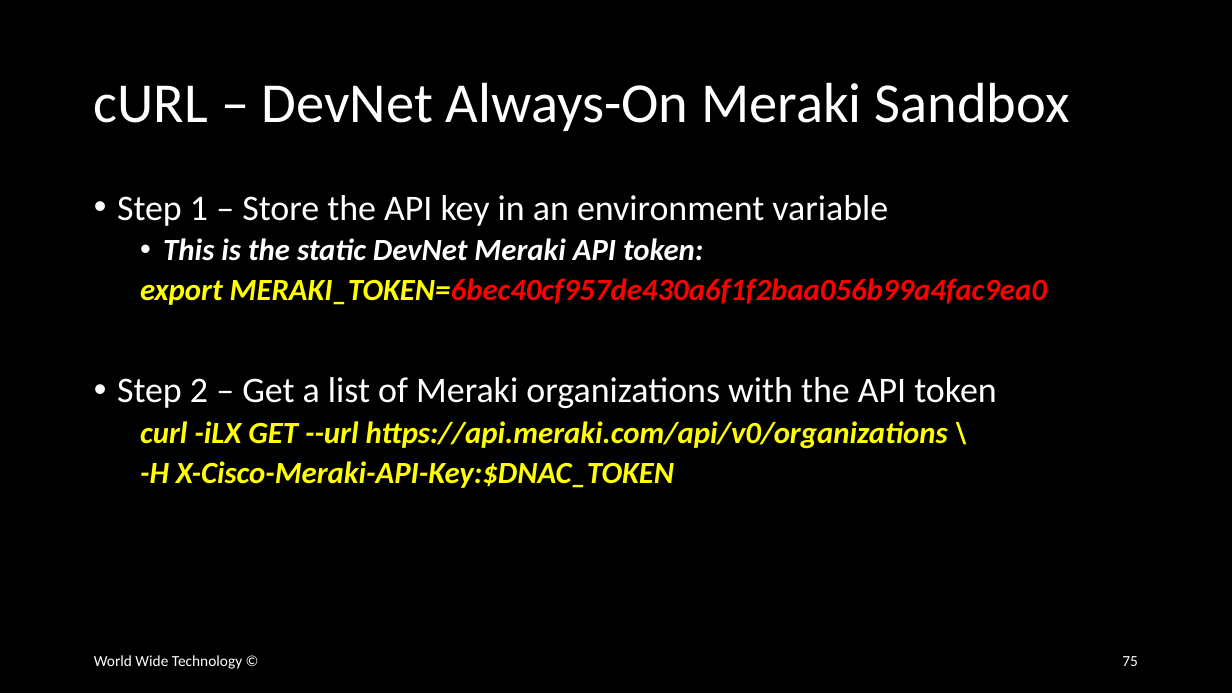
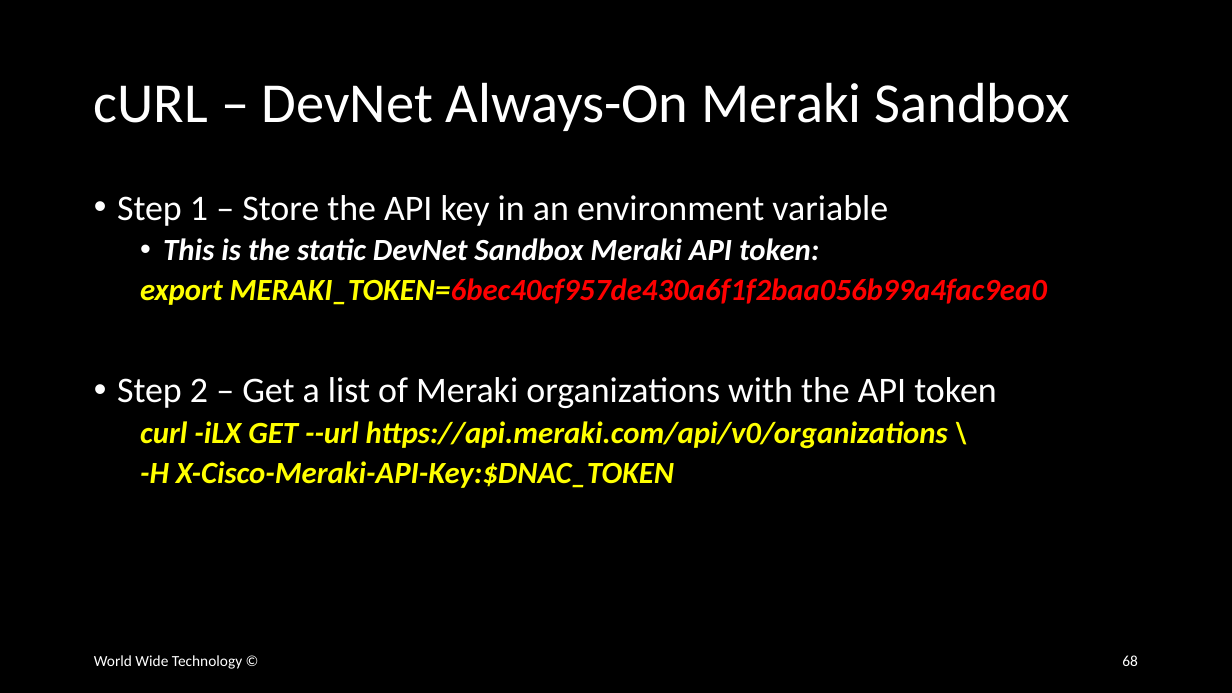
Before and after one commit to wwt/curl-requests-foundations, a slide deck: slide 68 of curl-requests-foundations.pptx (slide 75 before the commit). Drawn at 1232x693 pixels with LibreOffice and Linux fonts; fonts in the diff are those of the drawing. Boxes give left, top, right and bottom in pixels: in the first picture for what was removed or moved away, otherwise in the second. Text is boxed around its words. In the diff, an @@ line names an element or a change of style, - is before the commit and + after.

```diff
--- a/curl-requests-foundations.pptx
+++ b/curl-requests-foundations.pptx
@@ text at [163, 238, 819, 261]: text changed @@
-  • This is the static DevNet Meraki API token:
+  • This is the static DevNet Sandbox Meraki API token:
@@ page number at [1122, 655, 1138, 666]: text changed @@
-75
+68
```
Also in this commit, not shown: 11 other slides changed, 2 slides added, 4 slides removed.
